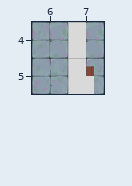
One commit to this Tiled map (JSON): Assets/tileset/levels/level-19-past.json. That is the earlier state.
Cells are 128x128 px. Shown: x 6..7, y 4..5.
After:
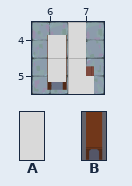
Key: from "tileset": A 36 "box3", B 49 "deco_past_table_side".
Objects are placed by their top-left corner, in cells (3,4 is the top-left corner of cell 3,4); size is 1x1 cell unless given.
The exact change:
Layer "deco":
added: B "deco_past_table_side" at 6.3,4.4 size 0.8x1.5
Layer "obs":
added: A "box3" at 6.4,4.4 size 0.5x1
added: A "box3" at 6.4,4.7 size 0.5x1
